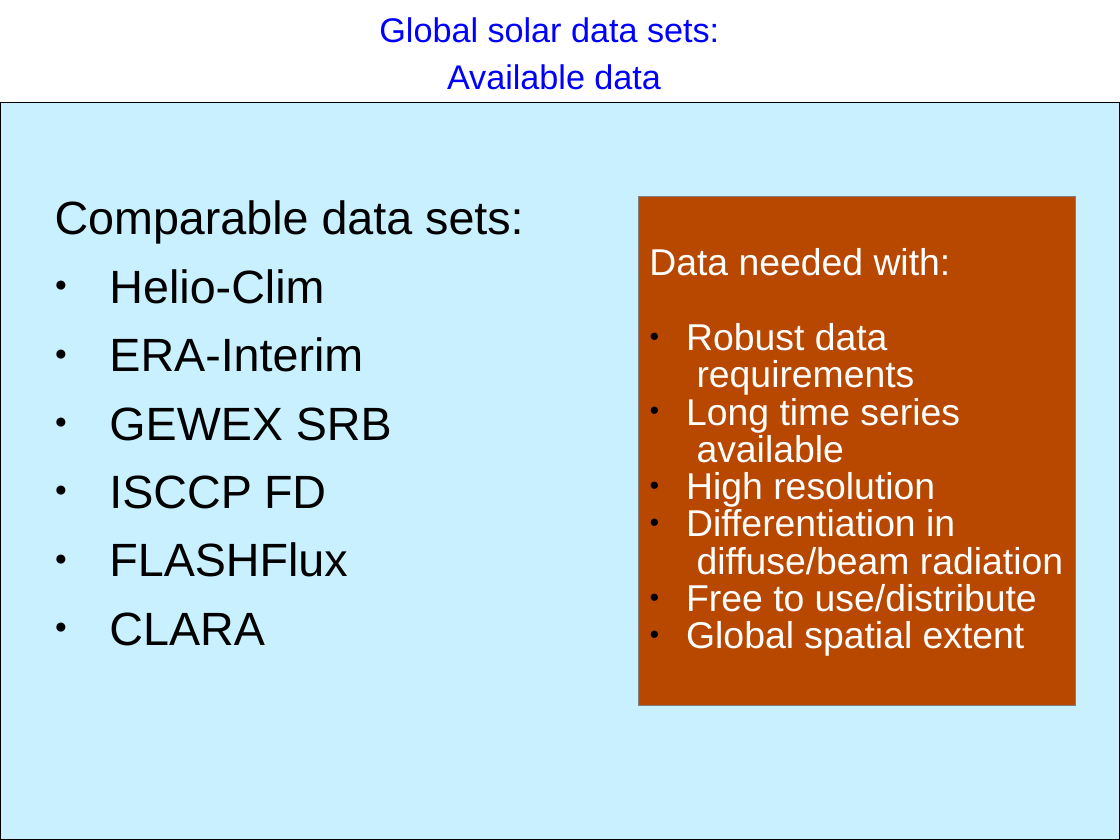
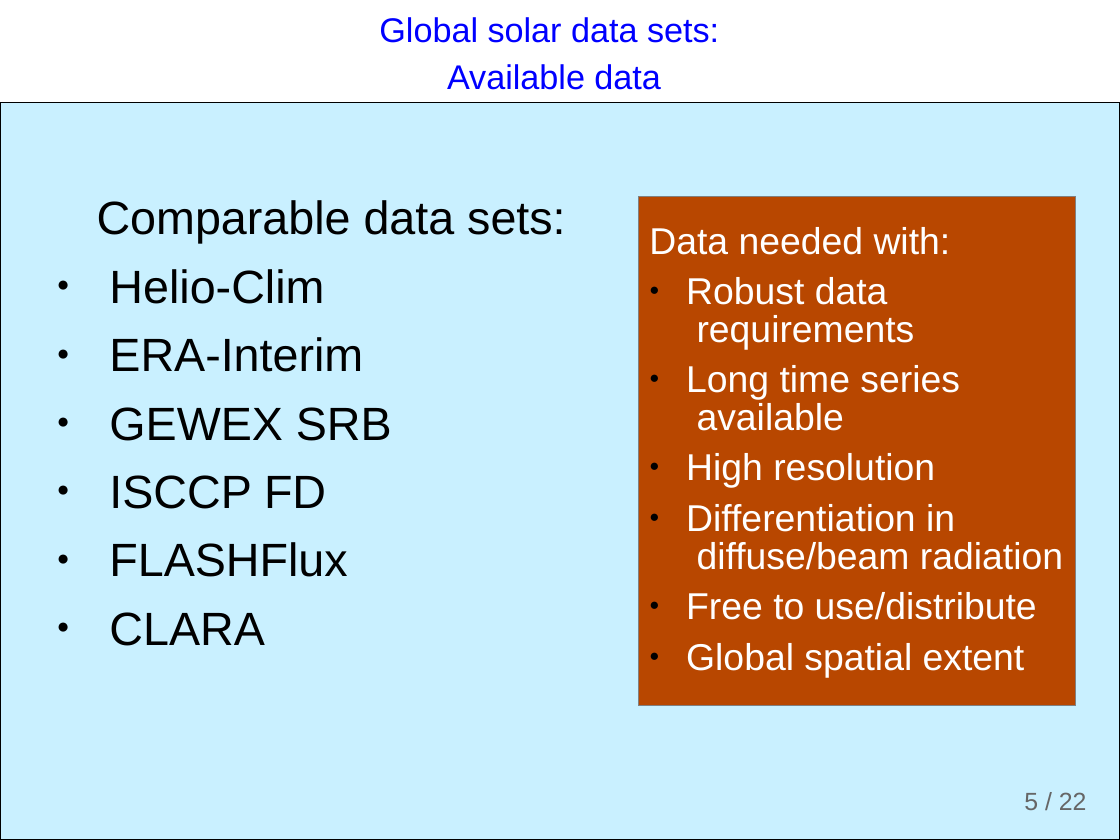
Before and after one commit to ogutu/H.A.L.O., a slide deck: slide 5 of documents/presentations/HALO.odp (slide 4 before the commit). Drawn at 1120x840 pixels with LibreOffice and Linux fonts; fonts in the diff are those of the drawing; background and template pictures are left out. Boxes give left, top, right and bottom in pixels: in the first picture for what was removed or moved away, otherwise in the second. Text is boxed around its words. In the diff, an @@ line names an element or a change of style, - is before the commit and + after.

```diff
--- a/documents/presentations/HALO.odp
+++ b/documents/presentations/HALO.odp
@@ text "Comparable data sets:" at box(97, 200, 565, 646): indent changed @@
@@ rectangle "Data needed with:" at box(638, 197, 1075, 706): more space between paragraphs @@
@@ page number added at box(1024, 792, 1087, 810), 16 pt, text #666666 @@
+5 / 22
```
Also in this commit, not shown: 5 other slides changed, 16 slides added, 8 slides removed, 2 other files.
